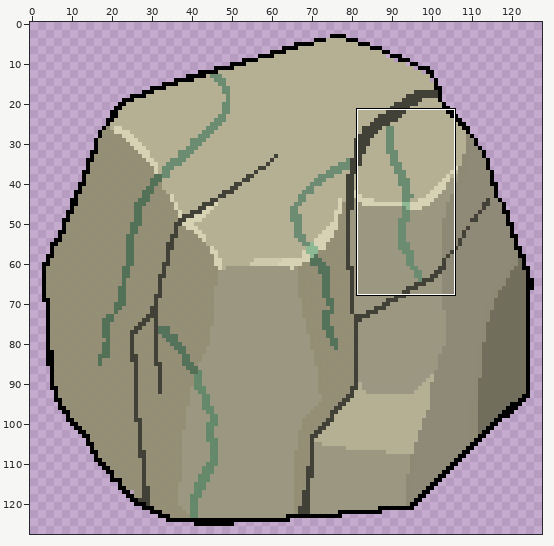
File history of a sprite sheet, BoardGame2/src/resources/Dice4.png. Above: a wide view before the commit, with the close-up outlined.
Close-up. As it was:
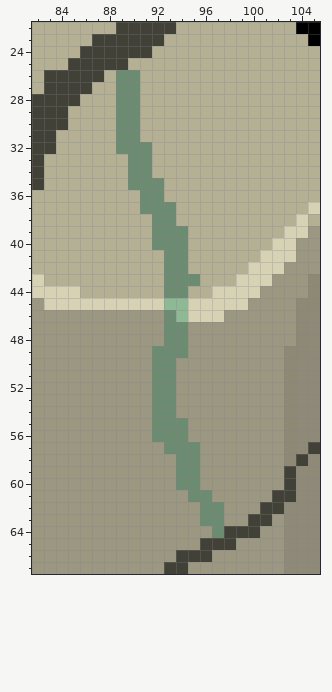
The file is 128x128 pixels. Pixels under 10% opacity are left out. Colours within 5 levels of each other are drawn and written as one. Shown: x 82..105, y 22..67. The commit also changed other parts of the picture, which this record leaves out.
New version:
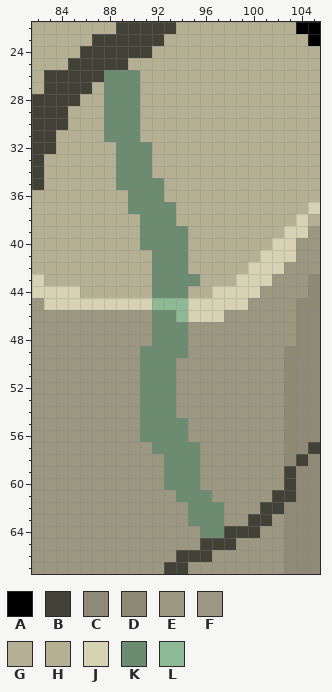
Palette (. is transparent): A #000000  B #424137  C #8e8975f9  D #8e8975  E #9b977ef9  F #9c9783  G #b5b093f9  H #b5b093  J #d7d2b4  K #6b8c71  L #8eb995
Changes in this commit:
@@ x 86..98 @@
 25 BBBBGGGGGGGGG
-26 BBGKKGGGGGGGG
-27 BGGKKGGGGGGGG
-28 GGGKKGGGGGGGG
-29 GGGKKGGGGGGGG
-30 GGGKKGGGGGGGG
-31 GGGKKGGGGGGGG
+26 BBKKKGGGGGGGG
+27 BGKKKGGGGGGGG
+28 GGKKKGGGGGGGG
+29 GGKKKGGGGGGGG
+30 GGKKKGGGGGGGG
+31 GGKKKGGGGGGGG
 32 GGGKKKGGGGGGG
-33 GGGGKKGGGGGGG
-34 GGGGKKGGGGGGG
-35 GGGGKKKGGGGGG
-36 GGGGGKKGGGGGG
-37 GGGGGKKKGGGGG
-38 GGGGGGKKGGGGG
-39 GGGGGGKKKGGGG
-40 GGGGGGKKKGGGG
-41 GGGGGGGKKGGGG
-42 GGGGGGGKKGGGG
-43 GGGGGGGKKKGGG
-44 GGGGGGGKKGGJJ
-45 JJJJJJJLLJJJJ
-46 EEEEEEEKLJJJE
-47 EEEEEEEKKEEEE
-48 EEEEEEEKKEEEE
-49 EEEEEEKKKEEEE
-50 EEEEEEKKEEEEE
-51 EEEEEEKKEEEEE
-52 EEEEEEKKEEEEE
-53 EEEEEEKKEEEEE
-54 EEEEEEKKEEEEE
-55 EEEEEEKKKEEEE
-56 EEEEEEKKKEEEE
-57 EEEEEEEKKKEEE
-58 EEEEEEEEKKEEE
-59 EEEEEEEEKKEEE
-60 EEEEEEEEKKEEE
-61 EEEEEEEEEKKEE
-62 EEEEEEEEEEKKE
-63 EEEEEEEEEEKKE
-64 EEEEEEEEEEEKB
+33 GGGKKKGGGGGGG
+34 GGGKKKGGGGGGG
+35 GGGKKKKGGGGGG
+36 GGGGKKKGGGGGG
+37 GGGGKKKKGGGGG
+38 GGGGGKKKGGGGG
+39 GGGGGKKKKGGGG
+40 GGGGGKKKKGGGG
+41 GGGGGGKKKGGGG
+42 GGGGGGKKKGGGG
+43 GGGGGGKKKKGGG
+44 GGGGGGKKKGGJJ
+45 JJJJJJLLLJJJJ
+46 EEEEEEKKLJJJE
+47 EEEEEEKKKEEEE
+48 EEEEEEKKKEEEE
+49 EEEEEKKKKEEEE
+50 EEEEEKKKEEEEE
+51 EEEEEKKKEEEEE
+52 EEEEEKKKEEEEE
+53 EEEEEKKKEEEEE
+54 EEEEEKKKEEEEE
+55 EEEEEKKKKEEEE
+56 EEEEEKKKKEEEE
+57 EEEEEEKKKKEEE
+58 EEEEEEEKKKEEE
+59 EEEEEEEKKKEEE
+60 EEEEEEEKKKEEE
+61 EEEEEEEEKKKEE
+62 EEEEEEEEEKKKE
+63 EEEEEEEEEKKKE
+64 EEEEEEEEEEKKB
 65 EEEEEEEEEEBBB
Boxes around the changes in both close-ups, in picture pixels (x1, y1, x2, y2):
changed: (104, 70, 212, 538)
